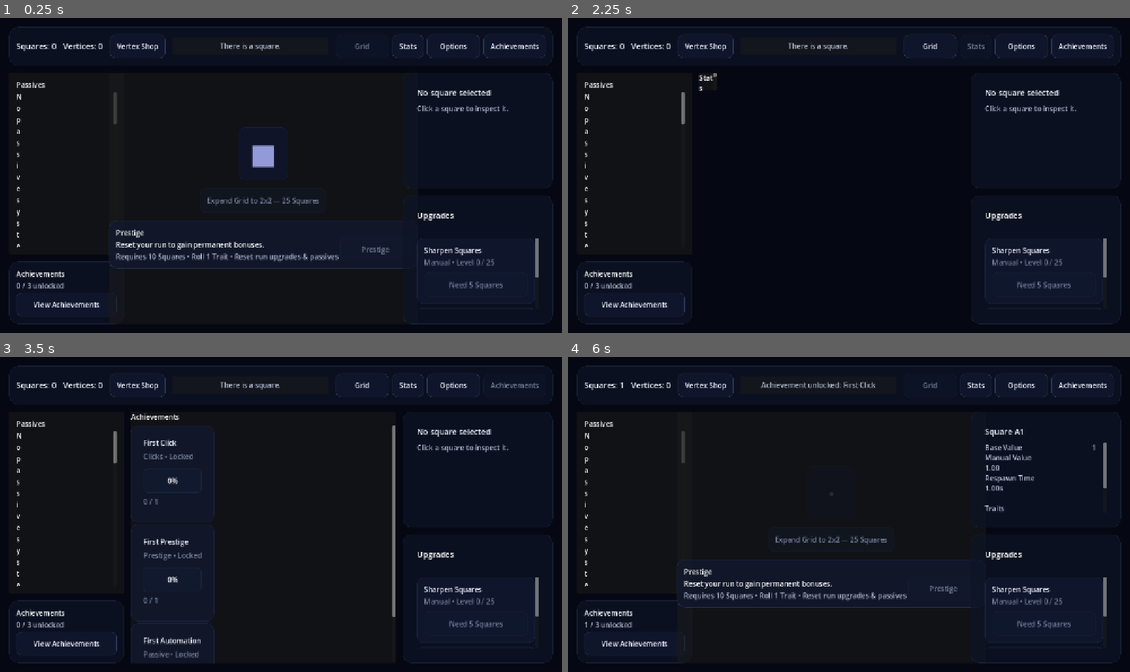
Above: before the commit, frames 1-4 (two rows, left to right).
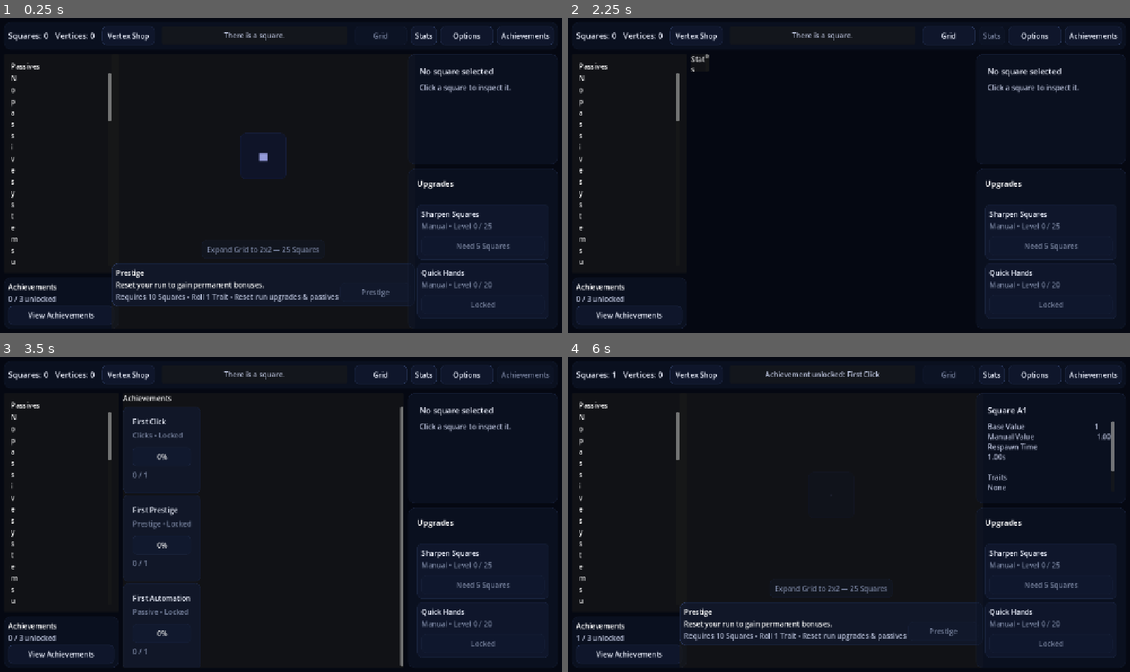
Above: after the commit, the same moments.

Repository: franciscoCapa27/Squared_2
Game: Godot game, scene res://scenes/main/Main.tscn
Same seed, same stepped clock (60 frames per second), same inputs: the game is played once before the commit and once after it.
Inputs:
- Up to frame 1 (0.25 s): no input
- Up to frame 2 (2.25 s): click "Vertex Shop" at 0.5 s; click "Grid" at 1.25 s; click "Stats" at 2 s
- Up to frame 3 (3.5 s): click "Achievements" at 2.75 s
- Up to frame 4 (6 s): click "View Achievements" at 3.5 s; click "Vertex Shop" at 4.25 s; click "Grid" at 5 s; click "■" at 5.75 s

The runs differ from the first frame. In frame 1, 8.2% of the frame differs, in the area x 1-100%, y 2-99%; in frame 2, 5.4%; in frame 3, 7.8%; in frame 4, 8.5%.

Commit message:
Add responsive grid sizing

Diff:
--- a/squared-2/data/themes/void_dark.tres
+++ b/squared-2/data/themes/void_dark.tres
@@ -12,5 +12,14 @@
 border = Color(0.17254902, 0.22745098, 0.37254903, 0.6)
 border_soft = Color(0.11764706, 0.16078432, 0.27450982, 0.33333334)
 border_strong = Color(0.54509807, 0.4862745, 1, 0.6666667)
-prestige_gap = 36
+panel_corner_radius = 14
+card_corner_radius = 10
+button_corner_radius = 10
+screen_margin = 12
+panel_gap = 10
+section_gap = 10
+card_gap = 6
+inner_margin = 10
+grid_gap = 10
+prestige_gap = 16
 metadata/_custom_type_script = "uid://cvatw78wn0lcx"
--- a/squared-2/scenes/main/Main.tscn
+++ b/squared-2/scenes/main/Main.tscn
@@ -250,7 +250,13 @@
 theme_override_constants/separation = 12
 alignment = 1
 
-[node name="GridRoot" type="GridContainer" parent="RootMargin/MainVBox/BodyHBox/CenterPageRoot/GridPage/GridCenter/GridVBox" unique_id=638752931]
+[node name="GridArea" type="CenterContainer" parent="RootMargin/MainVBox/BodyHBox/CenterPageRoot/GridPage/GridCenter/GridVBox" unique_id=391020136]
+unique_name_in_owner = true
+custom_minimum_size = Vector2(0, 360)
+layout_mode = 2
+size_flags_vertical = 3
+
+[node name="GridRoot" type="GridContainer" parent="RootMargin/MainVBox/BodyHBox/CenterPageRoot/GridPage/GridCenter/GridVBox/GridArea" unique_id=638752931]
 unique_name_in_owner = true
 layout_mode = 2
 size_flags_horizontal = 4
--- a/squared-2/scenes/squares/SquareButton.tscn
+++ b/squared-2/scenes/squares/SquareButton.tscn
@@ -3,9 +3,10 @@
 [ext_resource type="Script" uid="uid://bqbtgkrt27fb4" path="res://scripts/squares/square_button.gd" id="1_3cowg"]
 
 [node name="SquareButton" type="Button" unique_id=1322109516]
-custom_minimum_size = Vector2(112, 112)
 offset_right = 8.0
 offset_bottom = 8.0
+size_flags_horizontal = 4
+size_flags_vertical = 4
 tooltip_text = "Square
 "
 theme_override_font_sizes/font_size = 64
--- a/squared-2/scripts/squares/square_button.gd
+++ b/squared-2/scripts/squares/square_button.gd
@@ -89,3 +89,17 @@
 	var square_data := GameState.get_square(square_id)
 	square_data = p_square_data
 	_apply_square_visuals()
+
+func apply_responsive_visual_size(square_size: float) -> void:
+	if square_size < 24.0:
+		text = ""
+		add_theme_font_size_override("font_size", 8)
+	elif square_size < 48.0:
+		text = ""
+		add_theme_font_size_override("font_size", 10)
+	elif square_size < 72.0:
+		text = "■"
+		add_theme_font_size_override("font_size", 16)
+	else:
+		text = "■"
+		add_theme_font_size_override("font_size", 24)
--- a/squared-2/scripts/ui/grid_page.gd
+++ b/squared-2/scripts/ui/grid_page.gd
@@ -4,9 +4,16 @@
 signal square_selected(square_id: String)
 signal grid_upgrade_requested()
 
+const MAX_GRID_AREA_SIZE := 520.0
+const MIN_SQUARE_SIZE := 12.0
+const MAX_SQUARE_SIZE := 104.0
+const MIN_GRID_GAP := 2
+const MAX_GRID_GAP := 14
+
 @onready var grid_root: GridContainer = %GridRoot
 @onready var upgrade_grid_button: Button = %UpgradeGridButton
 @onready var grid_v_box: VBoxContainer = %GridVBox
+@onready var grid_area: Control = %GridArea
 
 var square_button_scene: PackedScene = preload("res://scenes/squares/SquareButton.tscn")
 var square_buttons_by_id: Dictionary = {}
@@ -16,16 +23,69 @@
 	EventBus.grid_changed.connect(rebuild)
 	EventBus.squares_changed.connect(_on_squares_changed)
 	ThemeSystem.theme_changed.connect(_on_theme_changed)
+
 	upgrade_grid_button.pressed.connect(_on_upgrade_grid_button_pressed)
 
+	grid_area.resized.connect(_on_grid_area_resized)
+
+	_apply_theme()
 	rebuild()
-	_apply_theme()
 
 func _apply_theme() -> void:
 	ThemeButtonHelper.apply_button_theme(upgrade_grid_button)
-	ThemeLayoutHelper.apply_grid_separation(grid_root)
 	ThemeLayoutHelper.apply_box_separation(grid_v_box, "section_gap")
+	_apply_grid_sizing()
 
+func _apply_grid_sizing() -> void:
+	if grid_area == null or grid_root == null:
+		return
+
+	var grid_size: int = max(1, GameState.grid_size)
+	var available_width: float = grid_area.size.x
+	var available_height: float = grid_area.size.y
+
+	if available_width <= 0.0 or available_height <= 0.0:
+		return
+
+	var target_grid_area: float = min(
+		available_width,
+		available_height,
+		MAX_GRID_AREA_SIZE
+	)
+
+	var gap: int = _calculate_grid_gap(grid_size)
+	var total_gap_size: float = float(max(0, grid_size - 1) * gap)
+	var square_size: float = floor((target_grid_area - total_gap_size) / float(grid_size))
+
+	square_size = clamp(square_size, MIN_SQUARE_SIZE, MAX_SQUARE_SIZE)
+
+	grid_root.add_theme_constant_override("h_separation", gap)
+	grid_root.add_theme_constant_override("v_separation", gap)
+
+	for square_id: String in square_buttons_by_id.keys():
+		var square_button: SquareButton = square_buttons_by_id.get(square_id) as SquareButton
+
+		if square_button == null:
+			continue
+
+		square_button.custom_minimum_size = Vector2(square_size, square_size)
+		square_button.size = Vector2(square_size, square_size)
+		square_button.apply_responsive_visual_size(square_size)
+
+func _calculate_grid_gap(grid_size: int) -> int:
+	if grid_size <= 3:
+		return MAX_GRID_GAP
+
+	if grid_size <= 6:
+		return 8
+
+	if grid_size <= 12:
+		return 4
+
+	return MIN_GRID_GAP
+
+func _on_grid_area_resized() -> void:
+	_apply_grid_sizing()
 
 func _on_theme_changed() -> void:
 	_apply_theme()
@@ -34,6 +94,7 @@
 		child.queue_free()
 
 	square_buttons_by_id.clear()
+
 	grid_root.columns = GameState.grid_size
 
 	for square_id: String in GameState.square_ids:
@@ -51,8 +112,8 @@
 
 		square_buttons_by_id[square_data.id] = square_button
 
+	_apply_grid_sizing()
 	_refresh_upgrade_button()
-
 
 func refresh_buttons() -> void:
 	for square_id: String in square_buttons_by_id.keys():
@@ -65,6 +126,7 @@
 		square_button.set_square_data(square_data)
 
 	_refresh_upgrade_button()
+	_apply_grid_sizing()
 
 
 func _refresh_upgrade_button() -> void:
